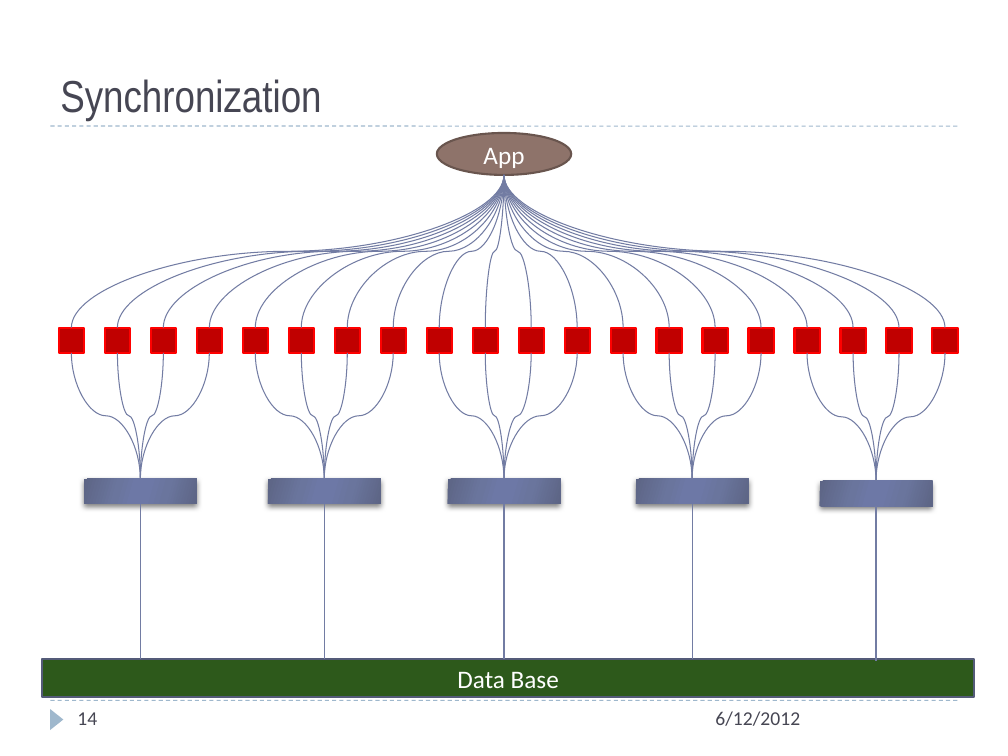
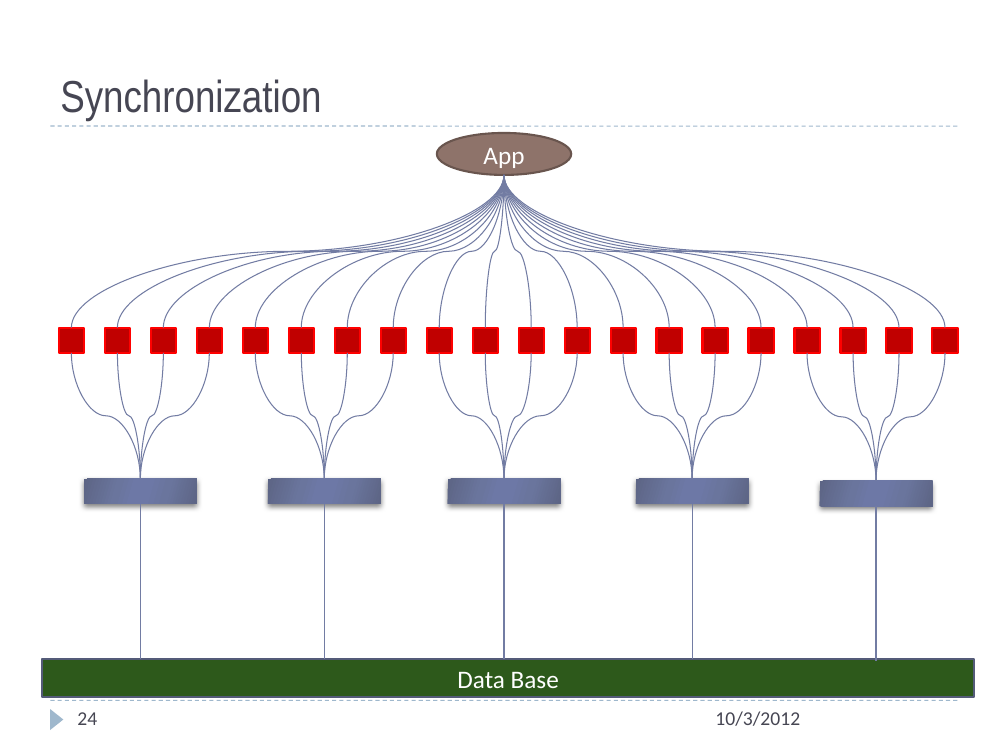
Before and after one commit to JeffersonLab/ccdb, a slide deck: slide 24 of doc/ccdb_design_romanovda_10_06_2011.pptx (slide 14 before the commit). Drawn at 1008x756 pixels with LibreOffice and Linux fonts; fonts in the diff are those of the drawing. Boxes give left, top, right and bottom in pixels: in the first picture for what was removed or moved away, otherwise in the second. Text is boxed around its words. In the diff, an @@ line names an element or a change of style, - is before the commit and + after.

```diff
--- a/doc/ccdb_design_romanovda_10_06_2011.pptx
+++ b/doc/ccdb_design_romanovda_10_06_2011.pptx
@@ page number at <box>77,712,97,725</box>: text changed @@
-14
+24
@@ text at <box>715,711,800,726</box>: text changed @@
-6/12/2012
+10/3/2012
```
Also in this commit, not shown: 34 other slides changed, 9 slides added, 10 other files.
